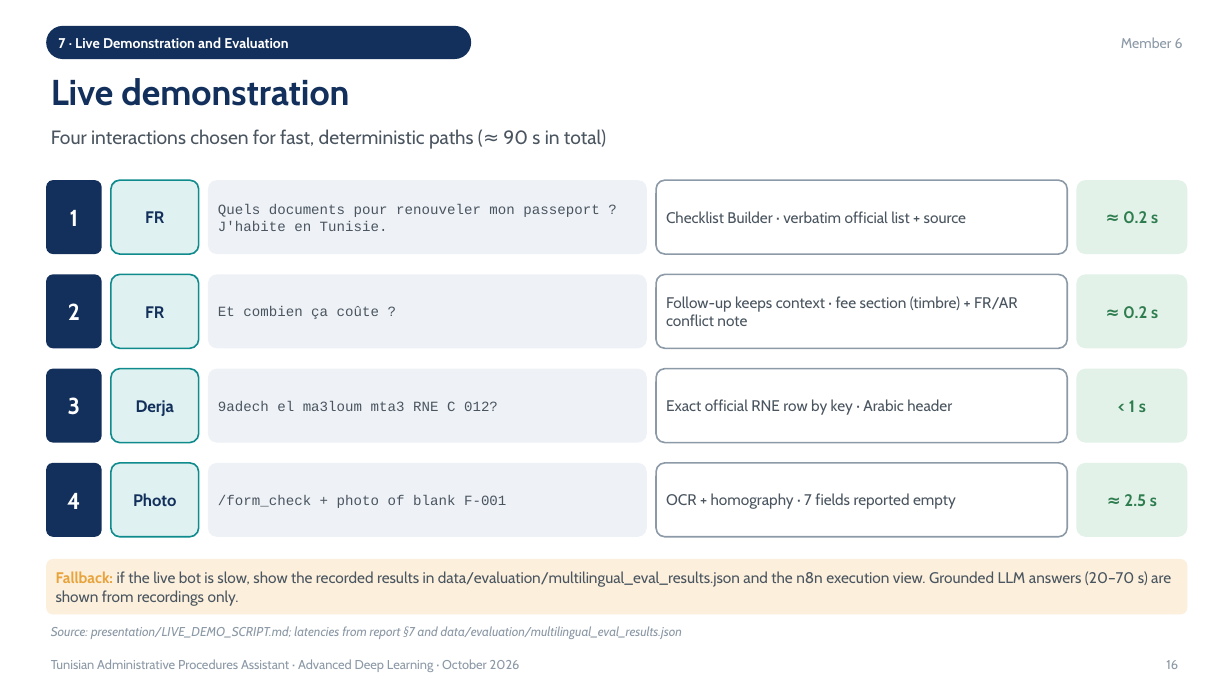
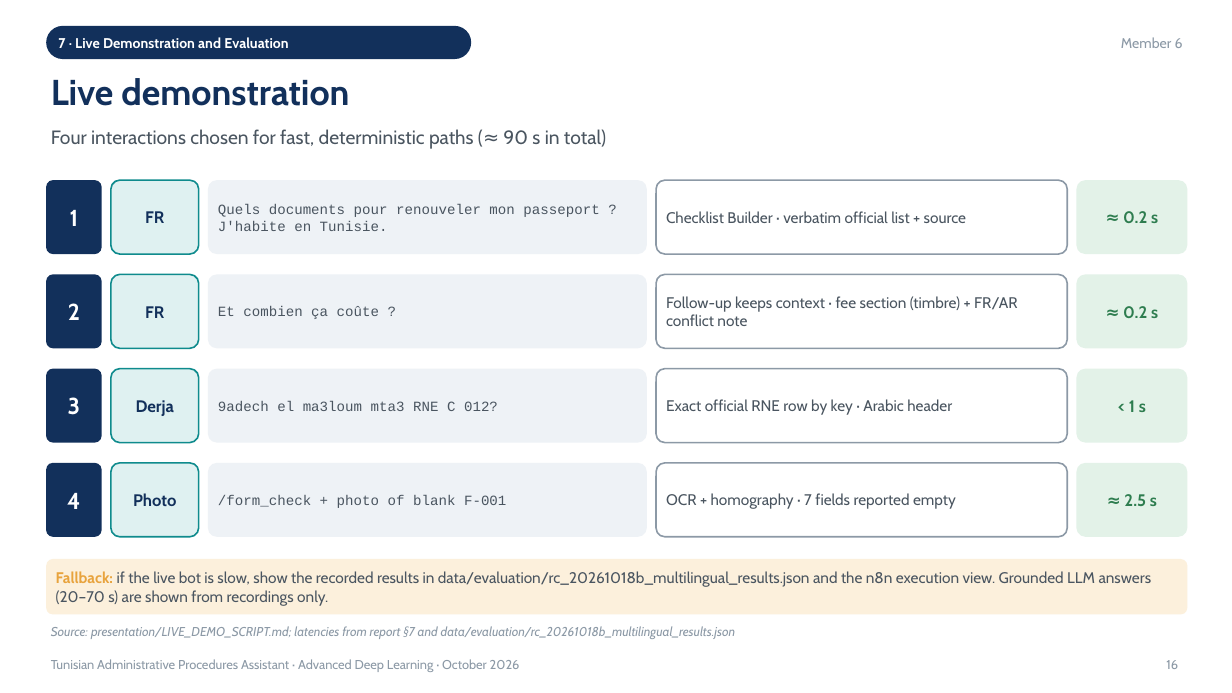
Before and after one commit to EyaLaourine/tunisian-administrative-procedures-assistant, a slide deck: slide 16 of presentation/FINAL_PRESENTATION.pptx. Drawn at 1232x693 pixels with LibreOffice and Linux fonts; fonts in the diff are those of the drawing. Boxes give left, top, right and bottom in pixels: in the first picture for what was removed or moved away, otherwise in the second. Text is boxed around its words. In the diff, an @@ line names an element or a change of style, - is before the commit and + after.

```diff
--- a/presentation/FINAL_PRESENTATION.pptx
+++ b/presentation/FINAL_PRESENTATION.pptx
@@ text in rounded rectangle at bbox=[56, 571, 1152, 606]: text changed @@
-Fallback: if the live bot is slow, show the recorded results in data/evaluation/multilingual_eval_results.json and the n8n execution view. Grounded LLM answers (20–70 s) are shown from recordings only.
+Fallback: if the live bot is slow, show the recorded results in data/evaluation/rc_20261018b_multilingual_results.json and the n8n execution view. Grounded LLM answers (20–70 s) are shown from recordings only.
@@ text at bbox=[51, 626, 736, 639]: text changed @@
-Source: presentation/LIVE_DEMO_SCRIPT.md; latencies from report §7 and data/evaluation/multilingual_eval_results.json
+Source: presentation/LIVE_DEMO_SCRIPT.md; latencies from report §7 and data/evaluation/rc_20261018b_multilingual_results.json
```
Also in this commit, not shown: 2 other slides changed, 19 other files.
